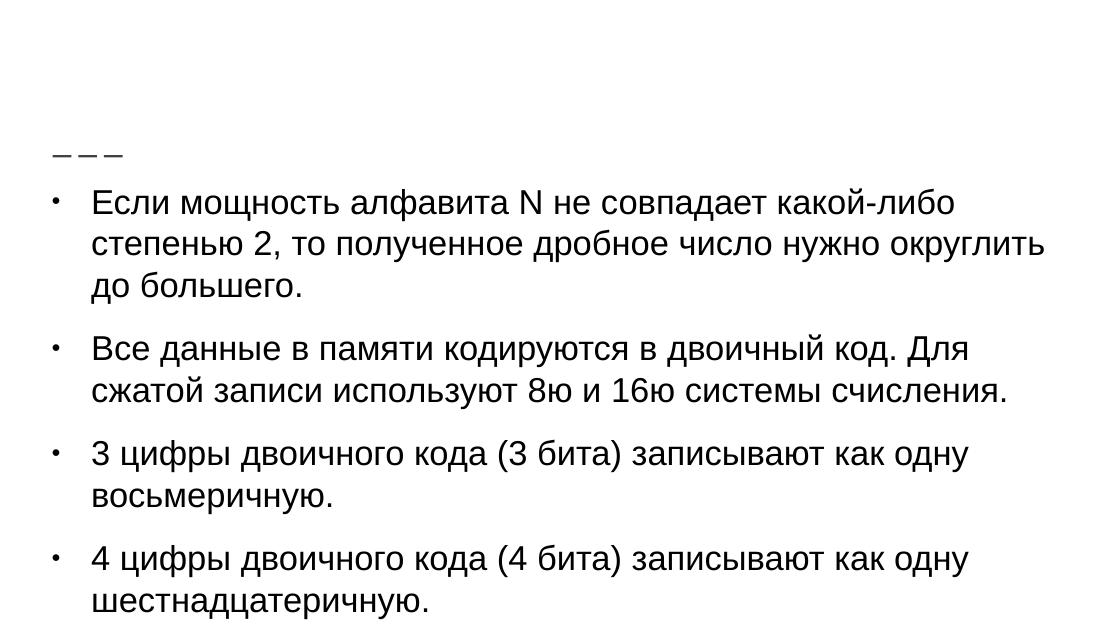
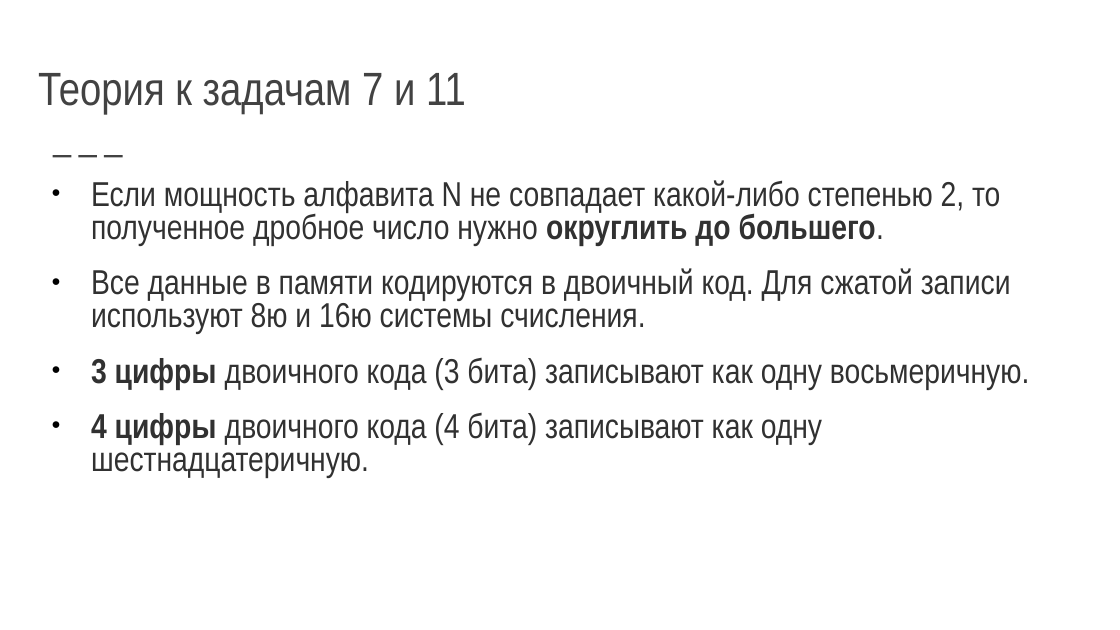
Before and after one commit to EPostanogova/1561_for_students, a slide deck: slide 4 of конспекты к задачам егэ/Простые вычисления.pptx. Drawn at 1120x630 pixels with LibreOffice and Linux fonts; fonts in the diff are those of the drawing. Boxes give left, top, right and bottom in pixels: in the first picture for what was removed or moved away, otherwise in the second. Text is boxed around its words. In the diff, an @@ line names an element or a change of style, - is before the commit and + after.

```diff
--- a/конспекты к задачам егэ/Простые вычисления.pptx
+++ b/конспекты к задачам егэ/Простые вычисления.pptx
@@ title added at (38, 73, 466, 115), 30 pt, text #424242 @@
+Теория к задачам 7 и 11
@@ text "Если мощность алфавита N не ..." at (91, 180, 1030, 478): font Arial to Arial Narrow, text colour #000000 to #323232; bold on in "округлить до большего.", "3 цифры", "4 цифры"; line spacing 1 to 0.8 @@
```
Also in this commit, not shown: 7 other slides changed, 9 slides added.
